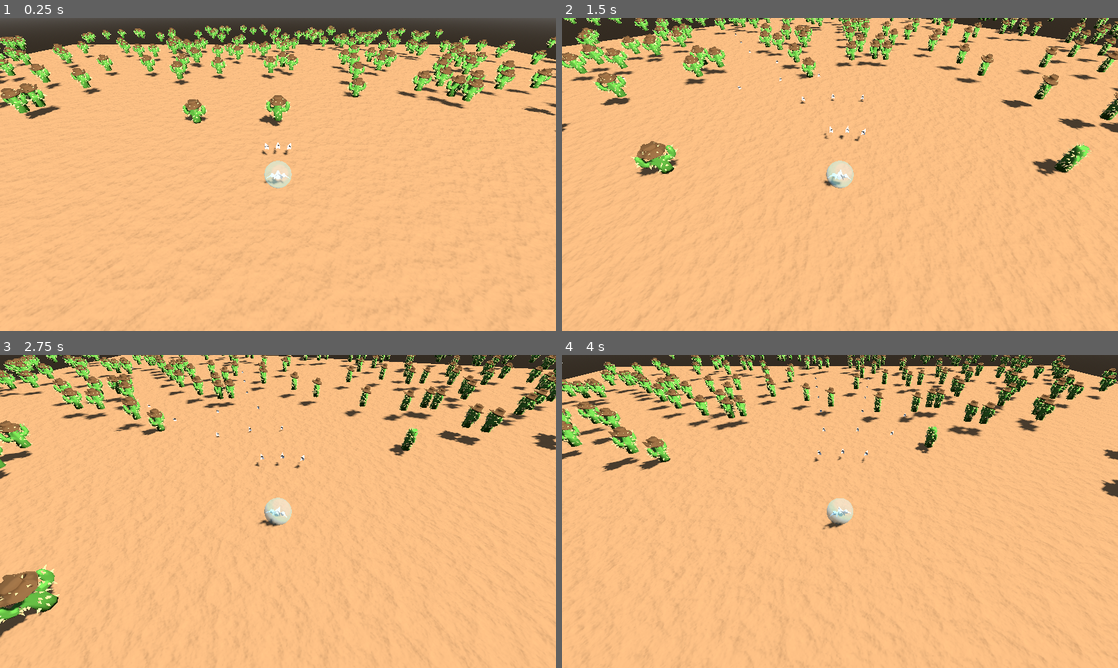
Above: before the commit, frames 1-4 (two rows, left to right).
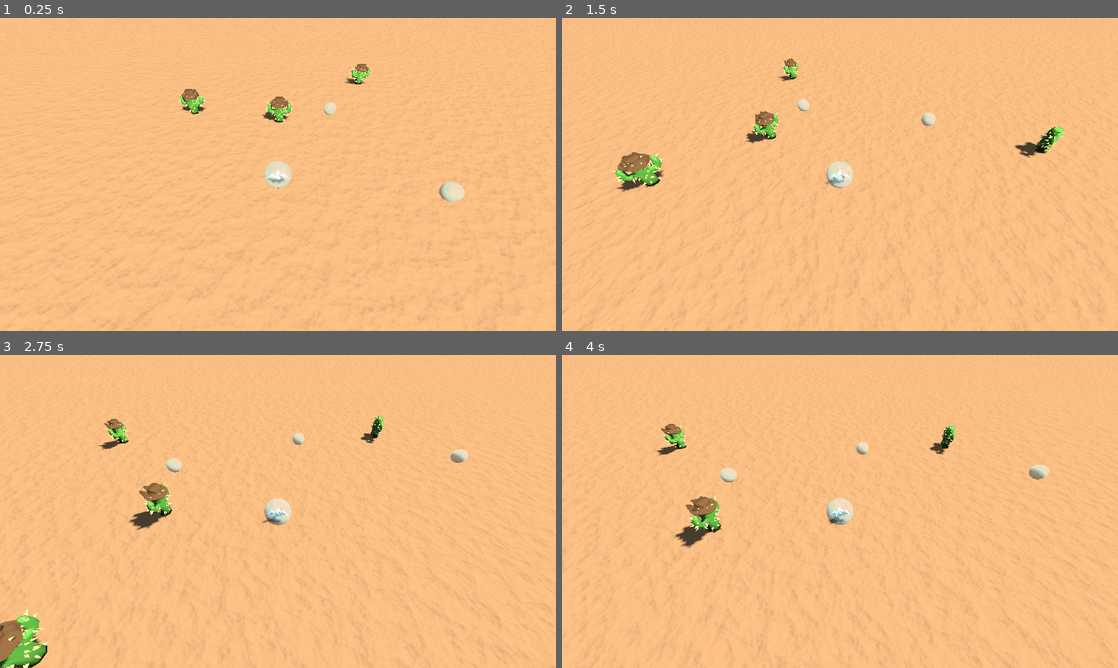
Above: after the commit, the same moments.

Repository: dicemaster5/BubbleSurvivors
Game: Godot game, scene res://scenes/world.tscn
The game is run twice, just before and just after one commit, with the same random seed, the same clock (stepped at 60 frames per second) and the same inputs.
Inputs:
- Up to frame 1 (0.25 s): no input
- Up to frame 2 (1.5 s): hold D (move_right) 0.53-1.28 s; hold S (move_down) from 1.28 s (still down)
- Up to frame 3 (2.75 s): release S (move_down) at 2.03 s; hold D (move_right) from 2.03 s (still down)
- Up to frame 4 (4 s): release D (move_right) at 2.78 s; hold W (move_up) 2.78-3.53 s; hold A (move_left) from 3.53 s (still down)

The runs differ from the first frame. In frame 1, 17% of the frame differs, in the area x 0-100%, y 0-100%; in frame 2, 13%; in frame 3, 14%; in frame 4, 14%.

Commit message:
collectable bubbles

Diff:
--- a/project.godot
+++ b/project.godot
@@ -58,3 +58,5 @@
 3d_physics/layer_2="hazard"
 3d_physics/layer_3="projectile"
 3d_physics/layer_4="enemy"
+3d_physics/layer_5="bubble"
+3d_physics/layer_6="ground"
--- /dev/null
+++ b/scenes/collectable_bubble.tscn
@@ -0,0 +1,23 @@
+[gd_scene load_steps=5 format=3 uid="uid://ddpr3jiqglkh6"]
+
+[ext_resource type="Script" path="res://scripts/collectable_bubble.gd" id="1_vtwy5"]
+[ext_resource type="Material" uid="uid://cvs5cryl31buk" path="res://materials/bubble.tres" id="2_wudos"]
+
+[sub_resource type="SphereShape3D" id="SphereShape3D_eu2xa"]
+
+[sub_resource type="SphereMesh" id="SphereMesh_47cg7"]
+
+[node name="CollectableBubble" type="RigidBody3D"]
+transform = Transform3D(1, 0, 0, 0, 1, 0, 0, 0, 1, 0, 0.5, 0)
+collision_layer = 16
+collision_mask = 59
+contact_monitor = true
+max_contacts_reported = 10
+script = ExtResource("1_vtwy5")
+
+[node name="CollisionShape3D" type="CollisionShape3D" parent="."]
+shape = SubResource("SphereShape3D_eu2xa")
+
+[node name="BubbleMesh" type="MeshInstance3D" parent="."]
+material_override = ExtResource("2_wudos")
+mesh = SubResource("SphereMesh_47cg7")
--- a/scenes/enemy.gd
+++ b/scenes/enemy.gd
@@ -15,9 +15,11 @@
 func _ready() -> void:
 	$Damageable.died.connect(handle_despawn)
 
-func _physics_process(delta: float) -> void:
+func _physics_process(_delta: float) -> void:
+
 	velocity = (target.global_position - global_position).normalized() * speed
 	move_and_slide()
+	global_position.y = 0
 
 	if global_position.distance_to(target.global_position) > max_dist_from_target:
 		handle_despawn()
@@ -27,5 +29,5 @@
 	queue_free()
 
 # Called every frame. 'delta' is the elapsed time since the previous frame.
-func _process(delta: float) -> void:
+func _process(_delta: float) -> void:
 	pass
--- a/scenes/player.tscn
+++ b/scenes/player.tscn
@@ -1,13 +1,8 @@
-[gd_scene load_steps=11 format=3 uid="uid://7ohxd0qm20qn"]
+[gd_scene load_steps=6 format=3 uid="uid://7ohxd0qm20qn"]
 
 [ext_resource type="Script" path="res://scripts/player.gd" id="1_mbgsa"]
 [ext_resource type="Material" uid="uid://cvs5cryl31buk" path="res://materials/bubble.tres" id="2_4uq68"]
 [ext_resource type="PackedScene" uid="uid://c1alrmmevr3dm" path="res://models/player/Ship.glb" id="3_vheof"]
-[ext_resource type="Script" path="res://scripts/damageable.gd" id="4_sup54"]
-[ext_resource type="PackedScene" uid="uid://cii1lsucm3j0x" path="res://scenes/enemy_spawner.tscn" id="5_6wonv"]
-[ext_resource type="Script" path="res://scripts/projectile_spawner.gd" id="5_feg4p"]
-[ext_resource type="PackedScene" uid="uid://75yulxtrp7dk" path="res://scenes/projectile.tscn" id="6_52ojm"]
-[ext_resource type="PackedScene" uid="uid://bj8ad7oh5pca4" path="res://scenes/enemy.tscn" id="6_wqvc3"]
 
 [sub_resource type="SphereShape3D" id="SphereShape3D_faupd"]
 radius = 0.75
@@ -16,7 +11,7 @@
 
 [node name="Player" type="CharacterBody3D"]
 transform = Transform3D(1, 0, 0, 0, 1, 0, 0, 0, 1, 0, 0.5, 0)
-collision_mask = 7
+collision_mask = 31
 script = ExtResource("1_mbgsa")
 acceleration = 0.05
 friction = 0.05
@@ -25,24 +20,11 @@
 shape = SubResource("SphereShape3D_faupd")
 
 [node name="BubbleMesh" type="MeshInstance3D" parent="."]
-transform = Transform3D(1.5, 0, 0, 0, 1.5, 0, 0, 0, 1.5, 0, 0, 0)
+transform = Transform3D(1.5, 0, 0, 0, 1.5, 0, 0, 0, 1.5, -0.00319314, 1.19209e-07, 0.00748706)
 material_override = ExtResource("2_4uq68")
 mesh = SubResource("SphereMesh_mi2nk")
 
 [node name="Ship" parent="." instance=ExtResource("3_vheof")]
 transform = Transform3D(0.5, 0, 0, 0, 0.5, 0, 0, 0, 0.5, 0, 0, 0)
 
-[node name="Damageable" type="Node" parent="."]
-script = ExtResource("4_sup54")
-
-[node name="EnemySpawner" parent="." instance=ExtResource("5_6wonv")]
-enemy_scene = ExtResource("6_wqvc3")
-
-[node name="ProjectileSpawner" type="Node" parent="."]
-script = ExtResource("5_feg4p")
-projectile_scene = ExtResource("6_52ojm")
-
-[node name="FireTimer" type="Timer" parent="ProjectileSpawner"]
-wait_time = 0.3
-
 [editable path="Ship"]
--- a/scenes/projectile.tscn
+++ b/scenes/projectile.tscn
@@ -1,8 +1,7 @@
-[gd_scene load_steps=4 format=3 uid="uid://75yulxtrp7dk"]
+[gd_scene load_steps=4 format=3 uid="uid://bcxroxs6keajk"]
 
 [ext_resource type="PackedScene" uid="uid://bq3tf10uo7bsb" path="res://models/player/Projectile.glb" id="1_1orbl"]
 [ext_resource type="Script" path="res://scenes/projectile.gd" id="1_qohhj"]
-
 
 [sub_resource type="BoxShape3D" id="BoxShape3D_dcvc0"]
 size = Vector3(0.312927, 0.278748, 1.17703)
--- a/scenes/world.tscn
+++ b/scenes/world.tscn
@@ -1,15 +1,16 @@
-[gd_scene load_steps=13 format=3 uid="uid://qd2dr56t0uk1"]
+[gd_scene load_steps=14 format=3 uid="uid://qd2dr56t0uk1"]
 
 [ext_resource type="PackedScene" uid="uid://7ohxd0qm20qn" path="res://scenes/player.tscn" id="3_stshx"]
 [ext_resource type="Script" path="res://scripts/game_manager.gd" id="3_xifi4"]
 [ext_resource type="Material" uid="uid://wrr7reshtt80" path="res://materials/ground.tres" id="4_15bx4"]
 [ext_resource type="Script" path="res://scripts/camera_controller.gd" id="4_aelyh"]
-[ext_resource type="PackedScene" path="res://scenes/cactus_hazard.tscn" id="6_cainy"]
-[ext_resource type="PackedScene" uid="uid://bj8ad7oh5pca4" path="res://scenes/enemy.tscn" id="6_xkebw"]
+[ext_resource type="PackedScene" uid="uid://byjojrcm551uw" path="res://scenes/cactus_hazard.tscn" id="6_cainy"]
+[ext_resource type="PackedScene" uid="uid://s4fxpd7hwv8e" path="res://scenes/enemy.tscn" id="6_xkebw"]
 [ext_resource type="Script" path="res://scripts/damageable.gd" id="7_onfek"]
+[ext_resource type="PackedScene" uid="uid://ddpr3jiqglkh6" path="res://scenes/collectable_bubble.tscn" id="8_kk2hr"]
 
 [sub_resource type="PlaneMesh" id="PlaneMesh_4l2np"]
-size = Vector2(100, 100)
+size = Vector2(10000, 10000)
 
 [sub_resource type="WorldBoundaryShape3D" id="WorldBoundaryShape3D_l5nr7"]
 
@@ -30,13 +31,14 @@
 [node name="Camera3D" type="Camera3D" parent="." node_paths=PackedStringArray("target")]
 transform = Transform3D(1, 0, 0, 0, 0.985949, 0.167044, 0, -0.167044, 0.985949, 0, 6, 10)
 script = ExtResource("4_aelyh")
-lerp_speed = 5.0
+lerp_speed = 20.0
 target = NodePath("../Player")
 offset = Vector3(0, 8, 8)
 
 [node name="Player" parent="." instance=ExtResource("3_stshx")]
 
 [node name="Ground" type="StaticBody3D" parent="."]
+collision_layer = 32
 
 [node name="PlaneMesh" type="MeshInstance3D" parent="Ground"]
 material_override = ExtResource("4_15bx4")
@@ -58,9 +60,11 @@
 [node name="Cactus4" parent="." instance=ExtResource("6_cainy")]
 transform = Transform3D(1, 0, 0, 0, 1, 0, 0, 0, 1, 8.5137, 1.90735e-06, -14.2483)
 
-[node name="Enemy" parent="." node_paths=PackedStringArray("target") instance=ExtResource("6_xkebw")]
-transform = Transform3D(1, 0, 0, 0, 1, 0, 0, 0, 1, 0, 0, -7.27)
-target = NodePath("../Player")
+[node name="Enemy" parent="." instance=ExtResource("6_xkebw")]
+transform = Transform3D(1, 0, 0, 0, 1, 0, 0, 0, 1, 0.1, 0, -6.61)
+collision_mask = 13
+script = ExtResource("7_onfek")
+max_health = 100
 
 [node name="Damageable2" type="Node" parent="Enemy"]
 script = ExtResource("7_onfek")
@@ -71,3 +75,21 @@
 [node name="DirectionalLight3D" type="DirectionalLight3D" parent="WorldEnvironment"]
 transform = Transform3D(0.866025, -0.375609, 0.330027, 0, 0.660054, 0.751218, -0.5, -0.650574, 0.571624, 0, 9.35454, 0)
 shadow_enabled = true
+
+[node name="CollectableBubble" parent="." instance=ExtResource("8_kk2hr")]
+transform = Transform3D(1, 0, 0, 0, 1, 0, 0, 0, 1, 8.88721, 0.5, 1.25369)
+
+[node name="CollectableBubble2" parent="." instance=ExtResource("8_kk2hr")]
+transform = Transform3D(1, 0, 0, 0, 1, 0, 0, 0, 1, 6.7094, 0.5, 13.4278)
+
+[node name="CollectableBubble3" parent="." instance=ExtResource("8_kk2hr")]
+transform = Transform3D(1, 0, 0, 0, 1, 0, 0, 0, 1, -16.4076, 0.5, 14.7278)
+
+[node name="CollectableBubble4" parent="." instance=ExtResource("8_kk2hr")]
+transform = Transform3D(1, 0, 0, 0, 1, 0, 0, 0, 1, -26.4787, 0.5, -1.93453)
+
+[node name="CollectableBubble5" parent="." instance=ExtResource("8_kk2hr")]
+transform = Transform3D(1, 0, 0, 0, 1, 0, 0, 0, 1, 4.27459, 0.5, -7.68869)
+
+[node name="CollectableBubble6" parent="." instance=ExtResource("8_kk2hr")]
+transform = Transform3D(1, 0, 0, 0, 1, 0, 0, 0, 1, -16.7245, 0.5, -0.0531261)
--- /dev/null
+++ b/scripts/bubble_attractor.gd
@@ -0,0 +1,17 @@
+extends Area3D
+
+
+# Called when the node enters the scene tree for the first time.
+func _ready() -> void:
+	#body_entered.connect(on_body_entered)
+	pass # Replace with function body.
+
+
+# Called every frame. 'delta' is the elapsed time since the previous frame.
+func _process(delta: float) -> void:
+	pass
+
+func on_body_entered(body: Node3D) -> void:
+	pass
+	# if body is CollectableBubble:
+	# 	body.linear_velocity =
--- /dev/null
+++ b/scripts/collectable_bubble.gd
@@ -0,0 +1,32 @@
+class_name CollectableBubble extends RigidBody3D
+
+var is_attached: bool
+
+func _ready() -> void:
+	body_entered.connect(on_body_entered)
+	pass # Replace with function body.
+
+func _process(_delta: float) -> void:
+	pass
+
+func on_body_entered(body: Node) -> void:
+	print("Collided with ", body.name)
+	if body is PhysicsBody3D:
+		if body.collision_layer == 1:
+			print("player collided!")
+			connect_to_body(body)
+			return
+		elif body.collision_layer == 16:
+			print("Bubble collided!")
+			connect_to_body(body)
+			return
+
+func connect_to_body(body: Node3D) -> void:
+	print("Bubble Connected! to ", body.name)
+	# freeze = true
+	reparent.call_deferred(body)
+	is_attached = true
+
+func pop_bubble() -> void:
+	print("OOF I POPPED!")
+	queue_free()
--- a/scripts/player.gd
+++ b/scripts/player.gd
@@ -1,4 +1,4 @@
-extends CharacterBody3D
+class_name Player extends CharacterBody3D
 
 @export var max_rotate_speed: float = 5.0
 @export var max_speed : float = 5
Not shown, added: art/BubbleSurvivors_Button_Clicked.png.import
Not shown, added: art/BubbleSurvivors_Button_Hover.png.import
Not shown, added: art/BubbleSurvivors_Button_Normal.png.import
Not shown, added: art/BubbleSurvivors_GameOver.png.import
Not shown, added: art/BubbleSurvivors_Logo.png.import
Not shown, added: art/BubbleSurvivors_MainMenu.png.import
Not shown: 1 places in materials/cactus_spikes.tres that only renumber resources
Not shown, changed: scenes/UI/Button.tres
Not shown: 1 places in scenes/UI/MainMenu.tscn that only renumber resources
Not shown: 1 places in scenes/enemy.tscn that only renumber resources
